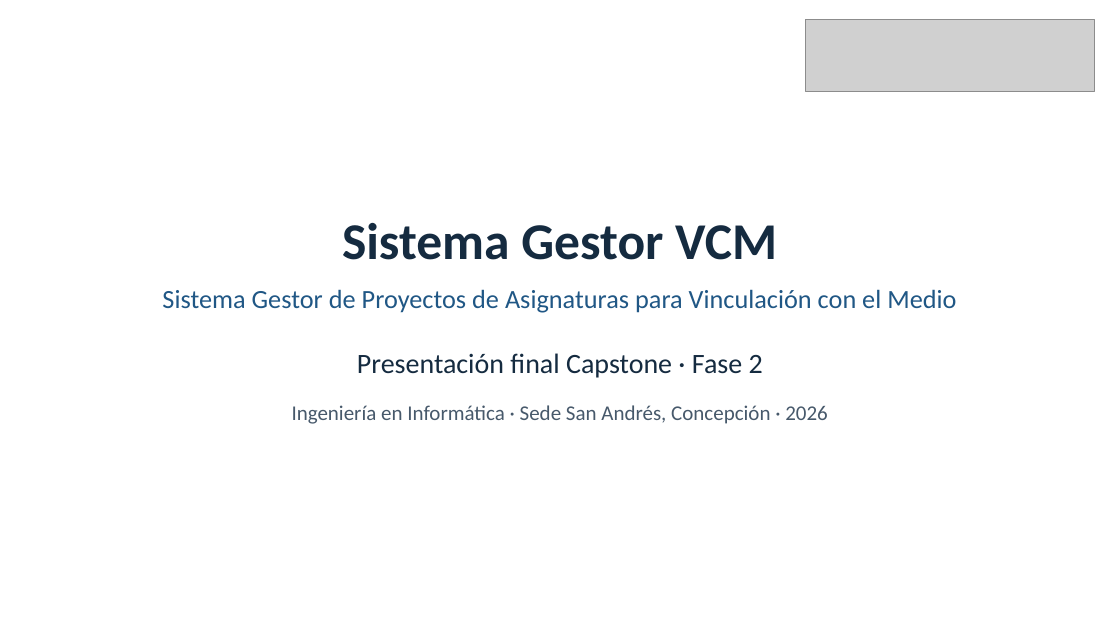
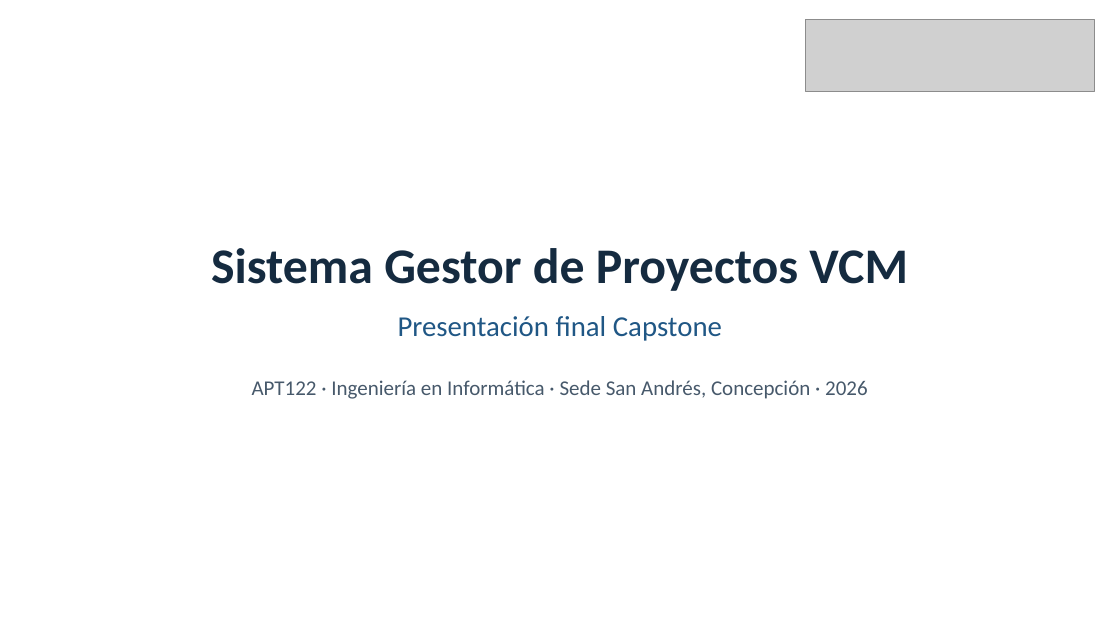
Before and after one commit to chiolinski/APT122-Sistema-Gestor-VCM, a slide deck: slide 1 of Fase 2/Evidencias Grupales/APT122_Presentacion_Final_Proyecto_VCM.pptx. Drawn at 1120x630 pixels with LibreOffice and Linux fonts; fonts in the diff are those of the drawing; grey boxes stand for pictures. Boxes give left, top, right and bottom in pixels: in the first picture for what was removed or moved away, otherwise in the second. Text is boxed around its words. In the diff, an @@ line names an element or a change of style, - is before the commit and + after.

Commit message:
Actualizar presentación final de Fase 2

```diff
--- a/Fase 2/Evidencias Grupales/APT122_Presentacion_Final_Proyecto_VCM.pptx
+++ b/Fase 2/Evidencias Grupales/APT122_Presentacion_Final_Proyecto_VCM.pptx
@@ text at (211, 248, 908, 291): text changed; size 44.2 to 42.8 pt @@
-Sistema Gestor VCM
+Sistema Gestor de Proyectos VCM
@@ text removed at (162, 289, 956, 313) @@
-Sistema Gestor de Proyectos de Asignaturas para Vinculación con el Medio
@@ text at (398, 316, 722, 341): text changed; size 24 to 24.8 pt; text colour #152B40 to #205785 @@
-Presentación final Capstone · Fase 2
+Presentación final Capstone
@@ text at (252, 380, 868, 399): text changed @@
-Ingeniería en Informática · Sede San Andrés, Concepción · 2026
+APT122 · Ingeniería en Informática · Sede San Andrés, Concepción · 2026
```
Also in this commit, not shown: 7 other slides changed, 9 slides added, 8 slides removed.
